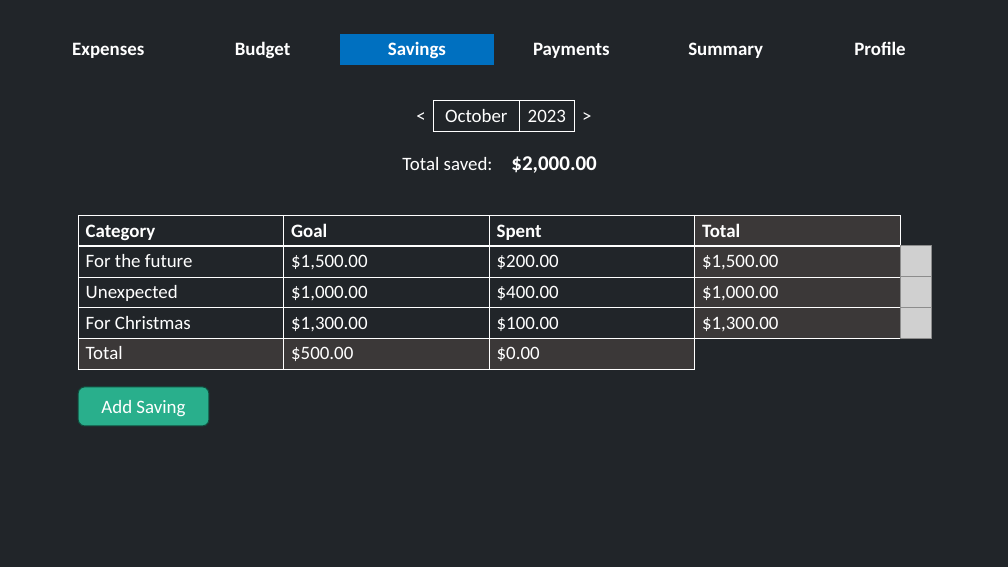
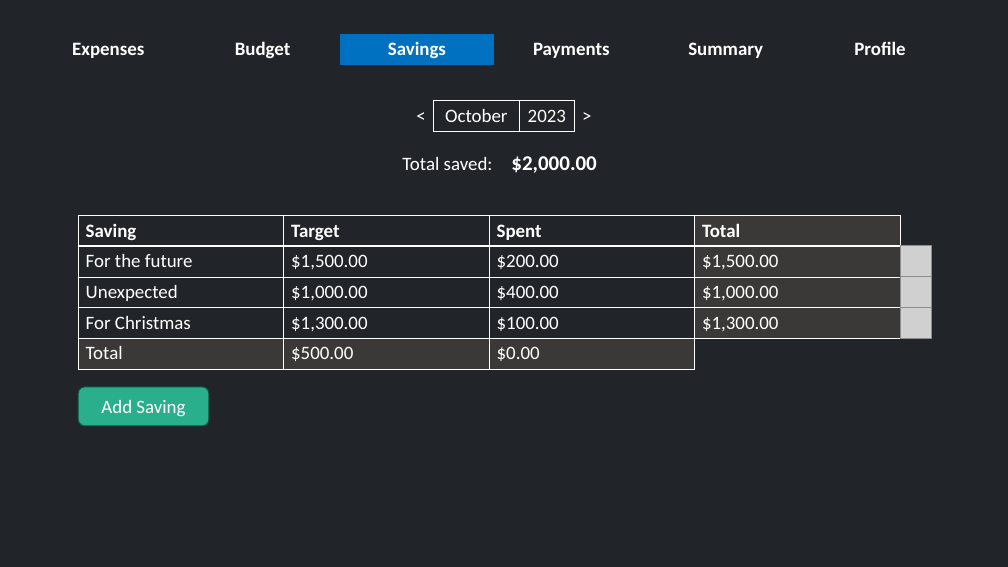
Before and after one commit to Daniel-dadu/ExpensesWebApp, a slide deck: slide 4 of front-end/MockupSimpleDesign.pptx (slide 3 before the commit). Drawn at 1008x567 pixels with LibreOffice and Linux fonts; fonts in the diff are those of the drawing; grey boxes stand for pictures. Boxes give left, top, right and bottom in pixels: in the first picture for what was removed or moved away, otherwise in the second. Text is boxed around its words. In the diff, an @@ line names an element or a change of style, - is before the commit and + after.

```diff
--- a/front-end/MockupSimpleDesign.pptx
+++ b/front-end/MockupSimpleDesign.pptx
@@ table at (78,216,901,369) @@
-row 1, column 1: Category
+row 1, column 1: Saving
-row 1, column 2: Goal
+row 1, column 2: Target
```
Also in this commit, not shown: 3 other slides changed, 1 slide added, 2 other files.
